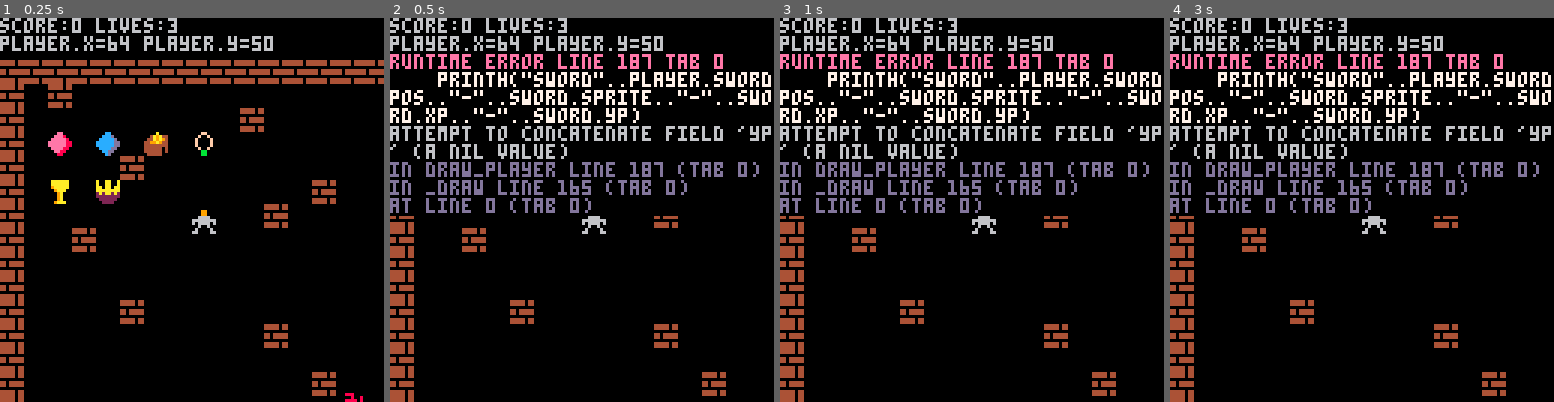
Above: before the commit, frames 1-4 (left to right).
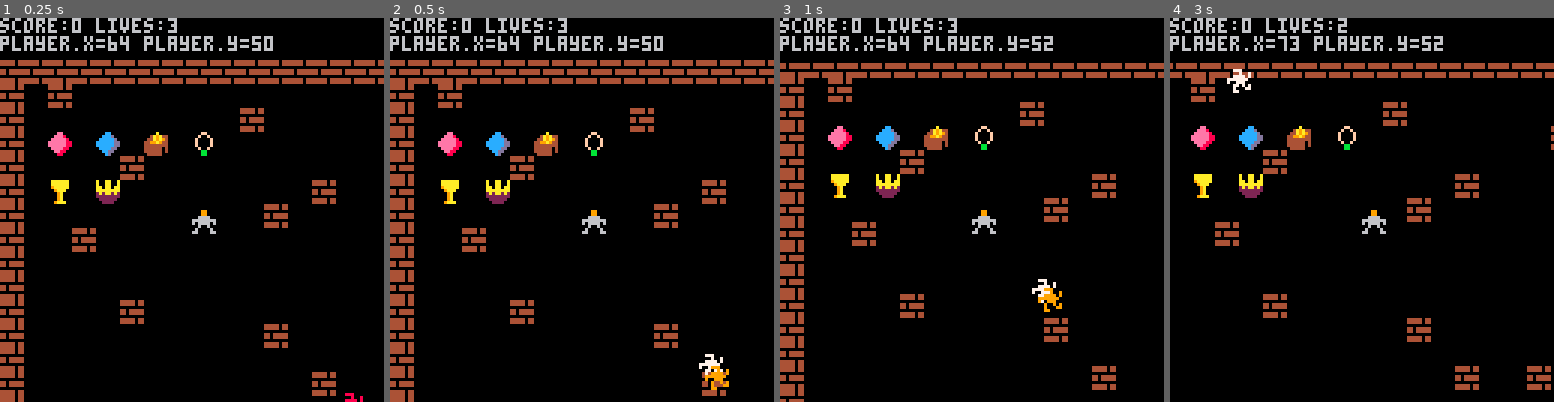
Above: after the commit, the same moments.

Repository: HNE74/pico8
Game: PICO-8 cartridge dtreasure/dtreasure.p8
Two runs of this game, one before a commit and one after it. Both use one fixed random seed, a clock stepped at 60 frames per second and the inputs below.
Inputs:
- Up to frame 1 (0.25 s): no input
- Up to frame 2 (0.5 s): tap O (Z key) at 0.33 s
- Up to frame 3 (1 s): tap Down at 0.7 s
- Up to frame 4 (3 s): tap O (Z key) at 1.07, 2.22 s; tap X (X key) at 1.43, 2.07, 2.82 s; hold Up 1.97-2.63 s; hold Right from 2.68 s (still down)

Frame 1 is identical in both runs. In frame 2, 17% of the frame differs, in the area x 0-100%, y 9-97%; in frame 3, 18%; in frame 4, 19%, in the area x 0-100%, y 1-100%.
Error before the commit: runtime error line 187 tab 0; printh("sword"..player.swordpos.."-"..sword.sprite.."-"..sword.xp.."-"..sword.yp); attempt to concatenate field 'yp' (a nil value)

Commit message:
sword added

Diff:
--- a/dtreasure/dtreasure.p8
+++ b/dtreasure/dtreasure.p8
@@ -78,33 +78,17 @@
     sword.yp=player.yp
     sword.sprite=24
   elseif pos==2 then
-    sword.xp=player.xp+player.w
-    sword.yp=player.yp+player.h
-    sword.sprite=27
-  elseif pos==3 then
     sword.xp=player.xp
     sword.yp=player.yp+player.h
+    sword.sprite=25
+  elseif pos==3 then
+    sword.xp=player.xp-player.w
+    sword.yp=player.yp
     sword.sprite=26
   elseif pos==4 then
-    sword.xp=player.xp-player.w
-    sword.yp=player.yp+player.h
-    sword.sprite=25
-  elseif pos==5 then
-    sword.xp=player.xp-player.w
-    sword.yp=player.yp
-    sword.sprite=24
-  elseif pos==6 then
-    sword.xp=player.xp-player.w
+    sword.xp=player.xp
     sword.yp=player.yp-player.h
     sword.sprite=27
-  elseif pos==7 then
-    sword.xp=player.xp
-    sword.yp=player.yp-player.h
-    sword.sprite=26
-  elseif pos==8 then
-    sword.xp=player.xp+player.w
-    sword.yp=player.yp-player.h
-    sword.sprite=25
   end
 
   return sword
@@ -255,37 +239,27 @@
   local xd=0;yd=0;
   player.sword=nil
 
-  if (btn(0)) then
+  local b0,b1,b2,b3=btn(0),btn(1),btn(2),btn(3)
+  local b4,b5=btn(4),btn(5)
+
+  if b0 then
     xd=-1
-    player.swordpos=5
-  end
-  if (btn(1)) then
+    player.swordpos=3
+  end
+  if b1 then
     xd=1
     player.swordpos=1
   end
-  if (btn(2)) then
+  if b2 then
     yd=-1
-    player.swordpos=7
-  end
-  if (btn(3)) then
+    player.swordpos=4
+  end
+  if b3 then
     yd=1
-    player.swordpos=3
-  end
-
-  if btn(0) and btn(2) then
-    player.swordpos=6
-  end
-  if btn(1) and btn(2) then
-    player.swordpos=8
-  end
-  if btn(1) and btn(3) then
     player.swordpos=2
   end
-  if btn(0) and btn(3) then
-    player.swordpos=4
-  end
-
-  if (btn(4)) then
+
+  if b5 then
     player.sword=create_sword(player.swordpos)
   end
 
@@ -413,14 +387,14 @@
 000000000060060000600600006006000eeee8800ccccdd04444440400f00f000009a00022222222008008080090090900aa0a0a007707070000000000000000
 4444404406000060060006600660006000ee880000ccdd0044444404000bb0000009a00002222220008000880090009900a000aa007000770000000000000000
 4444404466000066660000000000006600088000000cd00004444400000bb000009aaa0000222200008800000099000000aa0000007700000000000000000000
-00000000000000000000000000000000000990000000000000000000000000000000000000000066000660006600000000000000000000000000000000000000
-00000000000000000000000000000000000980000009000000000000000000000000000000000666000660006660000000000000000000000000000000000000
-0003030003300000000000003330000000a8a80000a8a8a000000000000000000000000000006660000660000666000000000000000000000000000000000000
-00380830330033000000000333330000a88a9889080a980000000000000000006666666600066600000660000066600000000000000000000000000000000000
-00e83e8333333003300000033333300080a9aa0a80a90aa0000a0000000000006666666600666000000660000006660000000000000000000000000000000000
-00333333333333330000003330b3300000900a0000000a0909900a00000000000000000006660000000660000000666000000000000000000000000000000000
-033333bb3bb3b3333330003300033000080000a0080800a008080080000000000000000066600000000660000000066600000000000000000000000000000000
-33767bb3bbbbbb3b33330000000b3000aa000099aa000a99a0000a90000000000000000066000000000660000000006600000000000000000000000000000000
+00000000000000000000000000000000000990000000000000000000000000000000000000066000000000000006600000000000000000000000000000000000
+00000000000000000000000000000000000980000009000000000000000000000000000000888800000000000006600000000000000000000000000000000000
+0003030003300000000000003330000000a8a80000a8a8a000000000000000000800000000066000000000800006600000000000000000000000000000000000
+00380830330033000000000333330000a88a9889080a980000000000000000006866666600066000666666860006600000000000000000000000000000000000
+00e83e8333333003300000033333300080a9aa0a80a90aa0000a0000000000006866666600066000666666860006600000000000000000000000000000000000
+00333333333333330000003330b3300000900a0000000a0909900a00000000000800000000066000000000800006600000000000000000000000000000000000
+033333bb3bb3b3333330003300033000080000a0080800a008080080000000000000000000066000000000000088880000000000000000000000000000000000
+33767bb3bbbbbb3b33330000000b3000aa000099aa000a99a0000a90000000000000000000066000000000000006600000000000000000000000000000000000
 7663333333bbbbbbb333300000033000000000000000000000000000000000000000000000000000000000000000000000000000000000000000000000000000
 3333003333333333bbb33300000b3000000000000000000000000000000000000000000000000000000000000000000000000000000000000000000000000000
 030000333333333333bbb330000b3000000000000000000000000000000000000000000000000000000000000000000000000000000000000000000000000000
